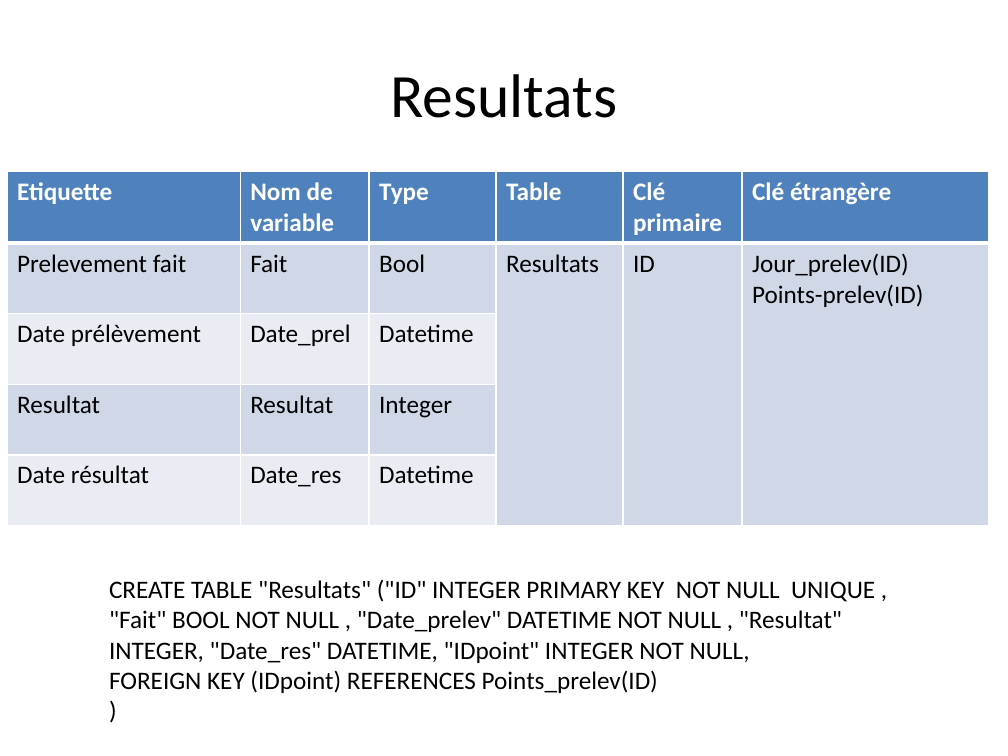
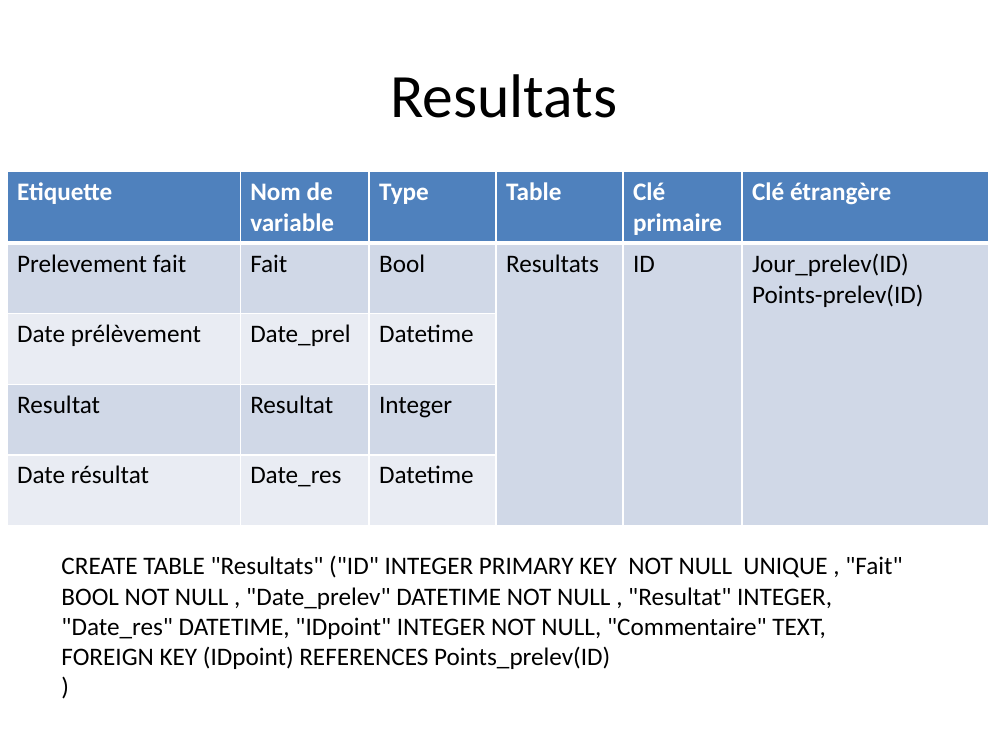
Before and after one commit to liavtavo/controle_microbio, a slide deck: slide 12 of php.pptx. Drawn at 1008x756 pixels with LibreOffice and Linux fonts; fonts in the diff are those of the drawing. Boxes give left, top, right and bottom in pixels: in the first picture for what was removed or moved away, otherwise in the second. Text is boxed around its words. In the diff, an @@ line names an element or a change of style, - is before the commit and + after.

Commit message:
ajout de commentaires dans la table résultats, mise à jour de la requête sql dans le pp, ajout de points autres

```diff
--- a/php.pptx
+++ b/php.pptx
@@ text "CREATE TABLE "Resultats" ("ID" INTEGER ...": place and size @@
-text "CREATE TABLE "Resultats" ("ID" INTEGER ..." at <box>109,580,875,693</box>
+text "CREATE TABLE "Resultats" ("ID" INTEGER ..." at <box>61,555,902,669</box>
@@ text at <box>61,555,902,639</box>: text changed @@
-CREATE TABLE "Resultats" ("ID" INTEGER PRIMARY KEY NOT NULL UNIQUE , "Fait" BOOL NOT NULL , "Date_prelev" DATETIME NOT NULL , "Resultat" INTEGER, "Date_res" DATETIME, "IDpoint" INTEGER NOT NULL,
+CREATE TABLE "Resultats" ("ID" INTEGER PRIMARY KEY NOT NULL UNIQUE , "Fait" BOOL NOT NULL , "Date_prelev" DATETIME NOT NULL , "Resultat" INTEGER, "Date_res" DATETIME, "IDpoint" INTEGER NOT NULL, "Commentaire" TEXT,
```
Also in this commit, not shown: 1 other slide changed, 1 other file.
